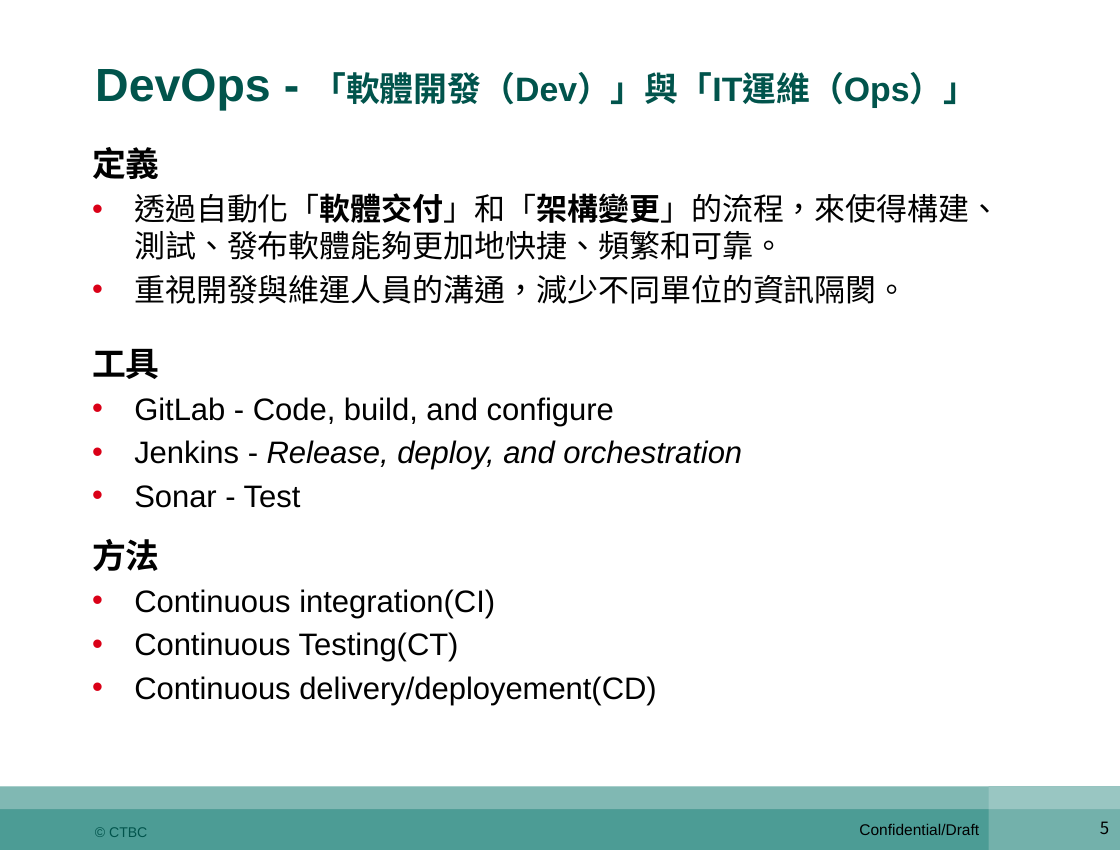
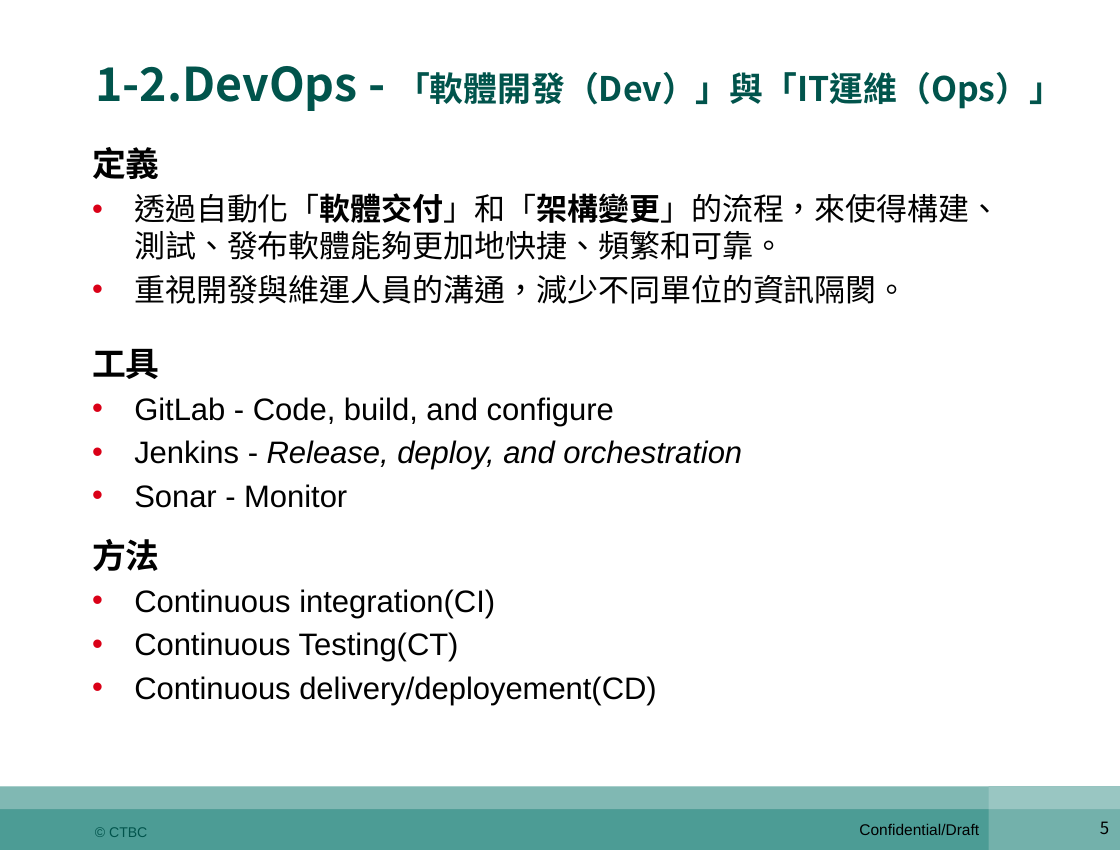
Before and after one commit to shaven105/duh, a slide deck: slide 5 of DevOps期末報告陸冠綸z00045984.pptx. Drawn at 1120x850 pixels with LibreOffice and Linux fonts; fonts in the diff are those of the drawing. Boxes give left, top, right and bottom in pixels: in the first picture for what was removed or moved away, otherwise in the second. Text is boxed around its words. In the diff, an @@ line names an element or a change of style, - is before the commit and + after.

```diff
--- a/DevOps期末報告陸冠綸z00045984.pptx
+++ b/DevOps期末報告陸冠綸z00045984.pptx
@@ title at (x1=95, y1=66, x2=1063, y2=111): text changed; font Arial to Noto Sans CJK SC @@
-DevOps - 「軟體開發（Dev）」與「IT運維（Ops）」
+1-2.DevOps - 「軟體開發（Dev）」與「IT運維（Ops）」
@@ text at (x1=134, y1=484, x2=347, y2=508): text changed @@
-• Sonar - Test
+• Sonar - Monitor
```
Also in this commit, not shown: 10 other slides changed, 2 slides added, 2 other files.
